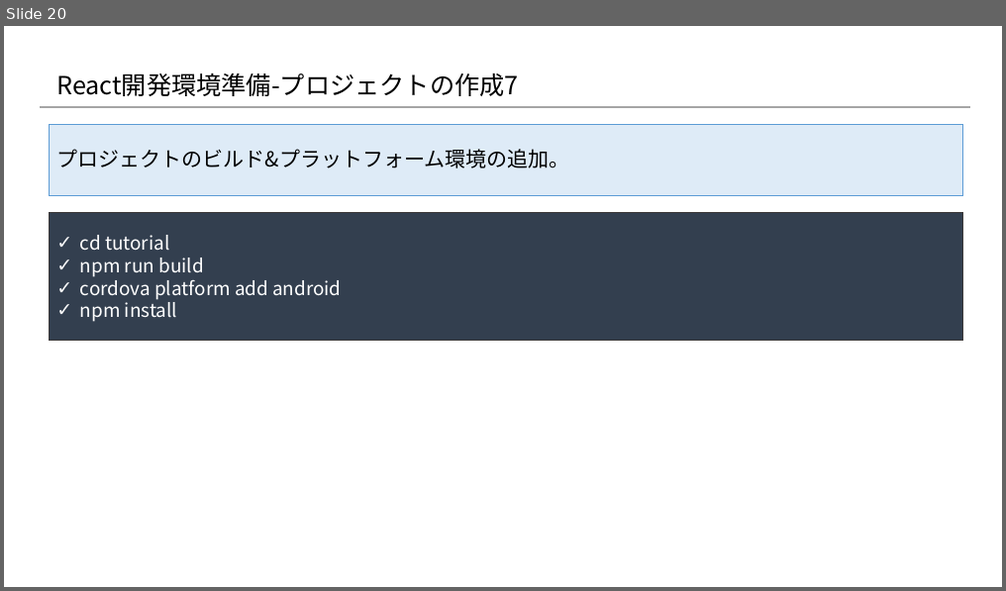
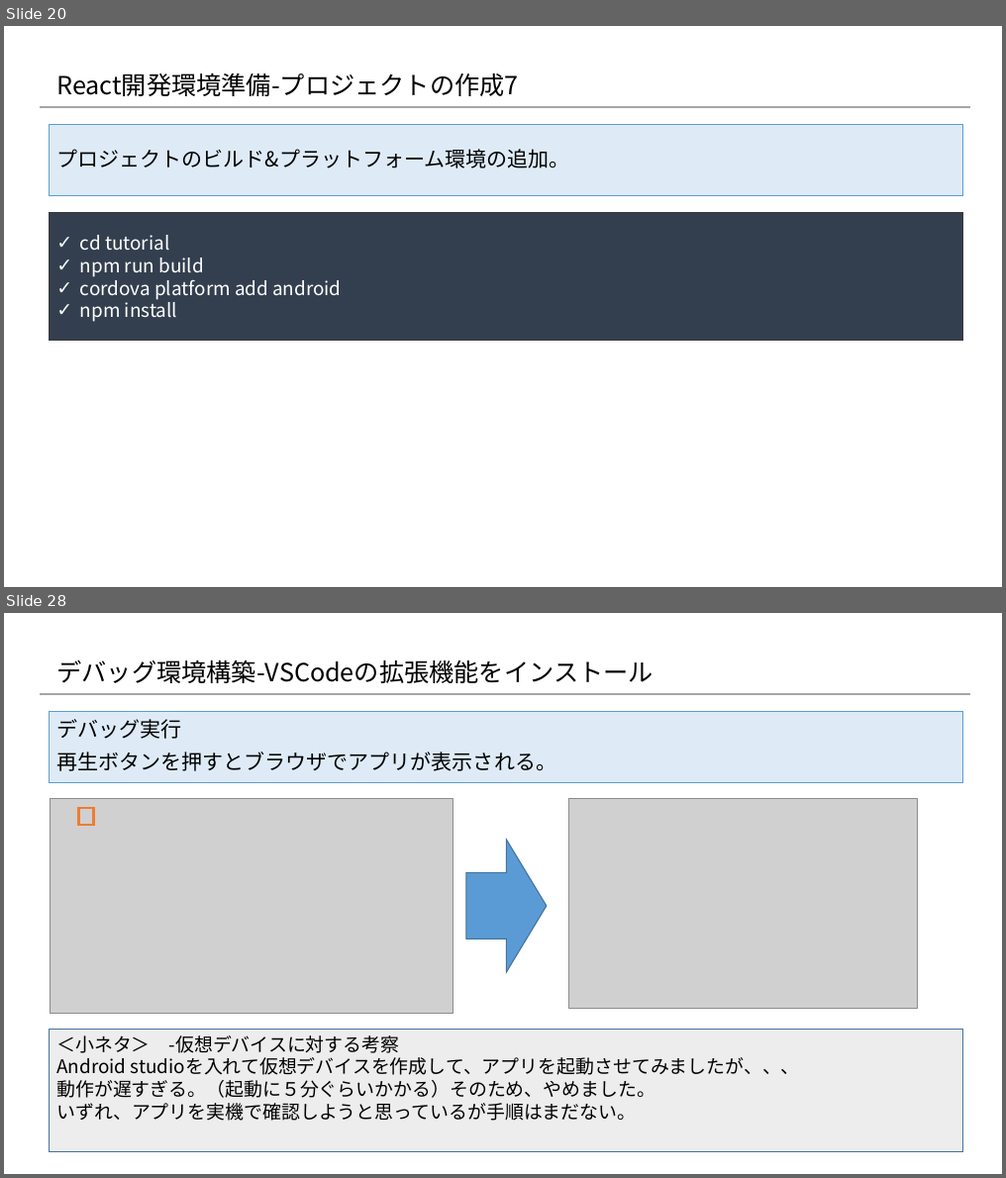
Before and after one commit to konnpeitoon/diary, a slide deck: doc/01_勉強会/01_勉強会資料/20180719_勉強会/02.資料/04_開発環境構築.pptx. Shown one above the other, each under a label of ours: slide 20 before the commit, slides 20 and 28 after it; the slides between them are not shown. The pictures are 1006x591 and 1006x1178 pixels, drawn with LibreOffice and Linux fonts; fonts in the diff are those of the drawing; grey boxes stand for pictures; background and template pictures are left out. Boxes give left, top, right and bottom in pixels: in the first picture for what was removed or moved away, otherwise in the second. Text is boxed around its words. In the diff, an @@ line names an element or a change of style, - is before the commit and + after.

Commit message:
VSCodeに関する記載を追加

```diff
--- a/doc/01_勉強会/01_勉強会資料/20180719_勉強会/02.資料/04_開発環境構築.pptx
+++ b/doc/01_勉強会/01_勉強会資料/20180719_勉強会/02.資料/04_開発環境構築.pptx
@@ slide 28 added at box(4, 613, 1002, 1174), background #FFFFFF; not listed: 1 template element that a slide beside it also shows @@
@@ title added at box(56, 660, 652, 683), 24 pt, text #000000 @@
+デバッグ環境構築-VSCodeの拡張機能をインストール
@@ rectangle added at box(50, 711, 963, 783), fill #DEEBF7, outline #5B9BD5 0.75 pt, 20 pt, text #000000 @@
+デバッグ実行
+再生ボタンを押すとブラウザでアプリが表示される。
@@ picture added at box(50, 799, 453, 1014) @@
@@ rectangle added at box(79, 808, 94, 826), outline #ED7D31 2.25 pt @@
@@ picture added at box(568, 799, 917, 1008) @@
@@ right arrow added at box(466, 840, 547, 972), fill #5B9BD5, outline #43739E 1 pt @@
@@ rectangle added at box(50, 1029, 963, 1153), fill #EDEDED, outline #43739E 1 pt, 18 pt, text #000000 @@
+＜小ネタ＞ -仮想デバイスに対する考察
+Android studioを入れて仮想デバイスを作成して、アプリを起動させてみましたが、、、
+動作が遅すぎる。（起動に５分ぐらいかかる）そのため、やめました。
+いずれ、アプリを実機で確認しようと思っているが手順はまだない。
```
Also in this commit, not shown: 4 slides changed, 7 other slides added, 1 slide removed.
